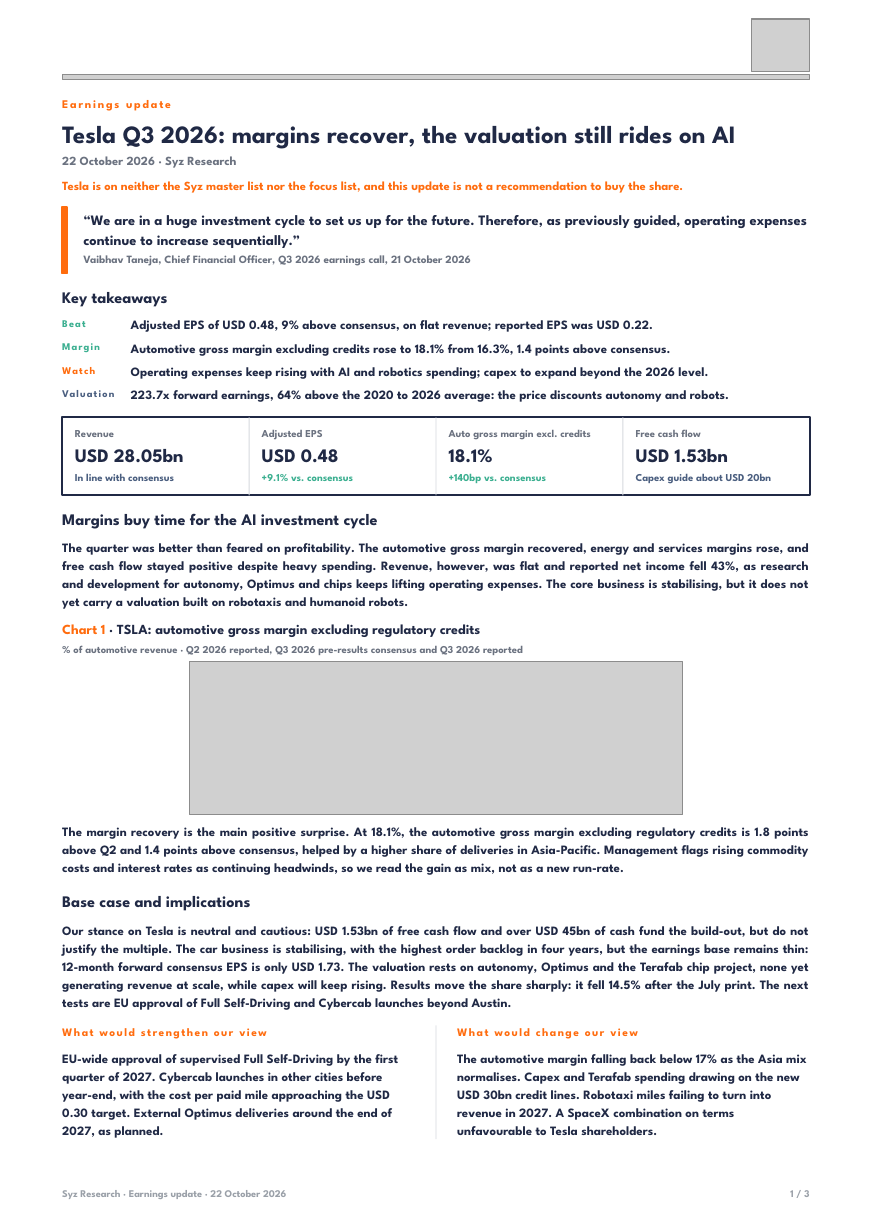
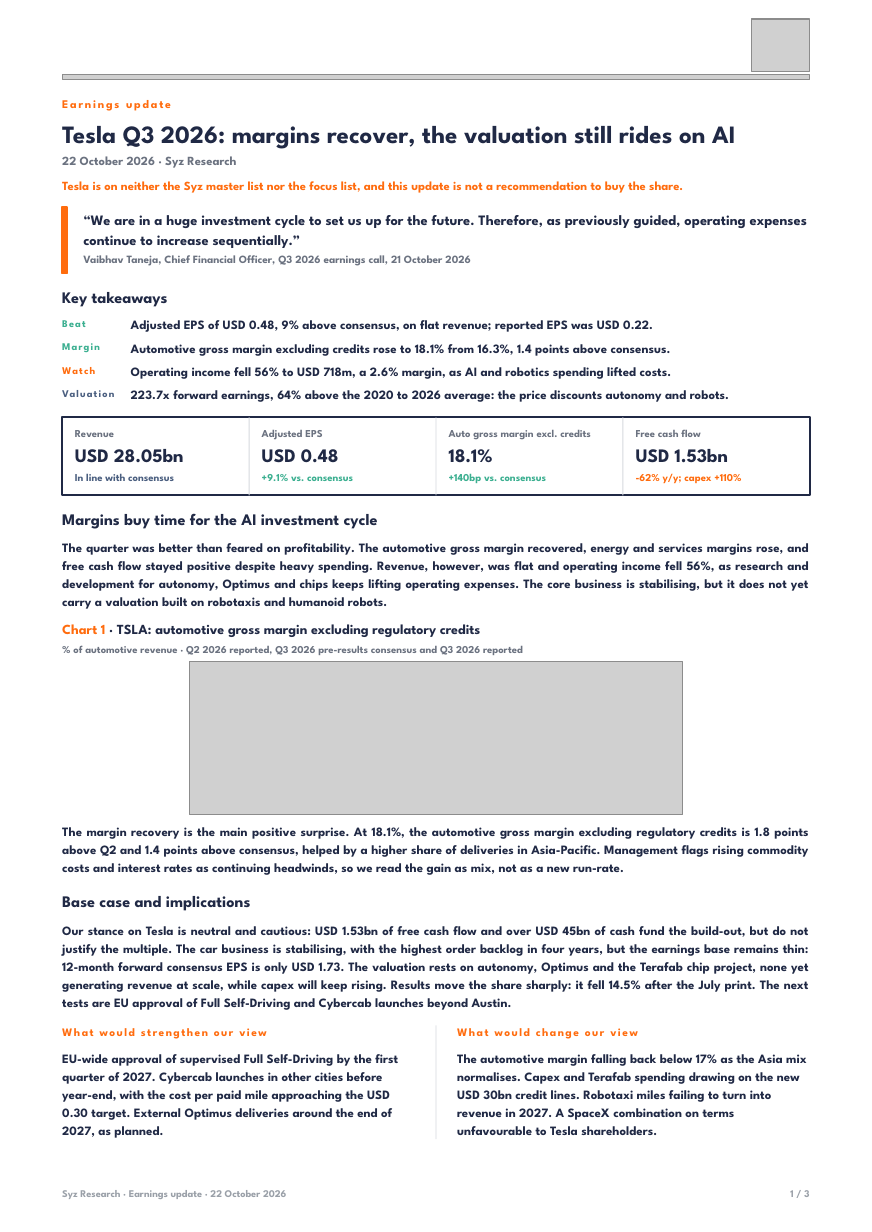
Before and after one commit to jb-db05/adhoc_Equity, a slide deck: slide 1 of notes/2026-10-21-tesla-q3-results/syz-earnings/out/Earnings_Update_TSLA_Q32026.pptx. Drawn at 872x1232 pixels with LibreOffice and Linux fonts; fonts in the diff are those of the drawing; grey boxes stand for pictures. Boxes give left, top, right and bottom in pixels: in the first picture for what was removed or moved away, otherwise in the second. Text is boxed around its words. In the diff, an @@ line names an element or a change of style, - is before the commit and + after.

```diff
--- a/notes/2026-10-21-tesla-q3-results/syz-earnings/out/Earnings_Update_TSLA_Q32026.pptx
+++ b/notes/2026-10-21-tesla-q3-results/syz-earnings/out/Earnings_Update_TSLA_Q32026.pptx
@@ text at <box>131,367,671,379</box>: text changed @@
-Operating expenses keep rising with AI and robotics spending; capex to expand beyond the 2026 level.
+Operating income fell 56% to USD 718m, a 2.6% margin, as AI and robotics spending lifted costs.
@@ text at <box>636,474,741,484</box>: text changed; text colour #4B5F80 to #FF6C0E @@
-Capex guide about USD 20bn
+-62% y/y; capex +110%
@@ text at <box>62,543,809,609</box>: text changed @@
-The quarter was better than feared on profitability. The automotive gross margin recovered, energy and services margins rose, and free cash flow stayed positive despite heavy spending. Revenue, however, was flat and reported net income fell 43%, as research and development for autonomy, Optimus and chips keeps lifting operating expenses. The core business is stabilising, but it does not yet carry a valuation built on robotaxis and humanoid robots.
+The quarter was better than feared on profitability. The automotive gross margin recovered, energy and services margins rose, and free cash flow stayed positive despite heavy spending. Revenue, however, was flat and operating income fell 56%, as research and development for autonomy, Optimus and chips keeps lifting operating expenses. The core business is stabilising, but it does not yet carry a valuation built on robotaxis and humanoid robots.
```
Also in this commit, not shown: 1 other slide changed, 3 other files.
